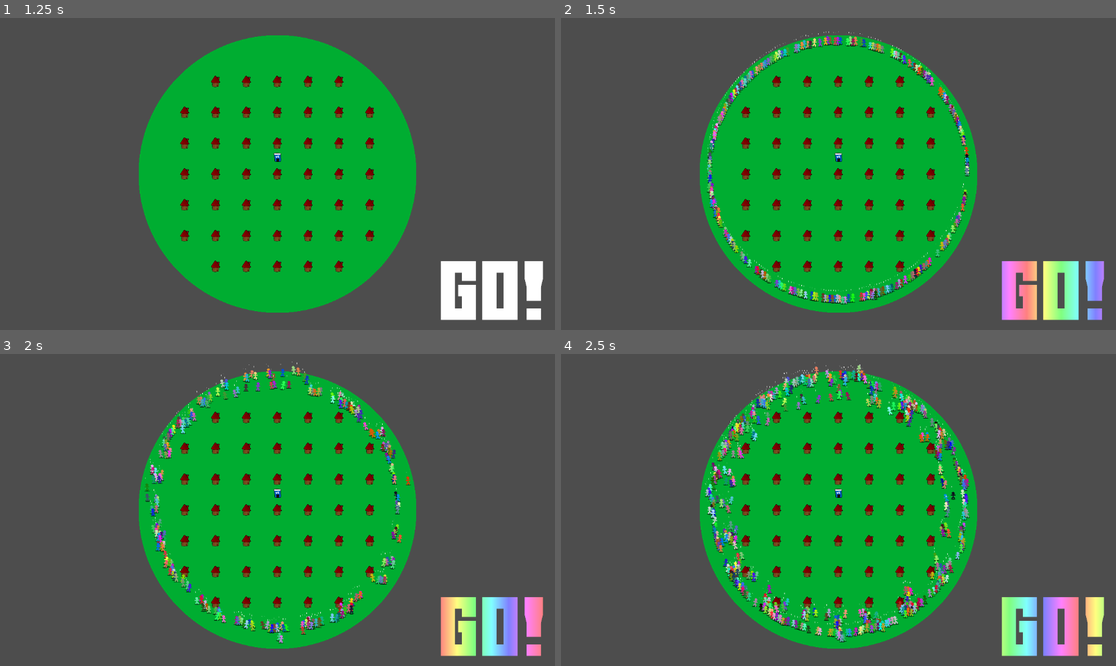
Above: before the commit, frames 1-4 (two rows, left to right).
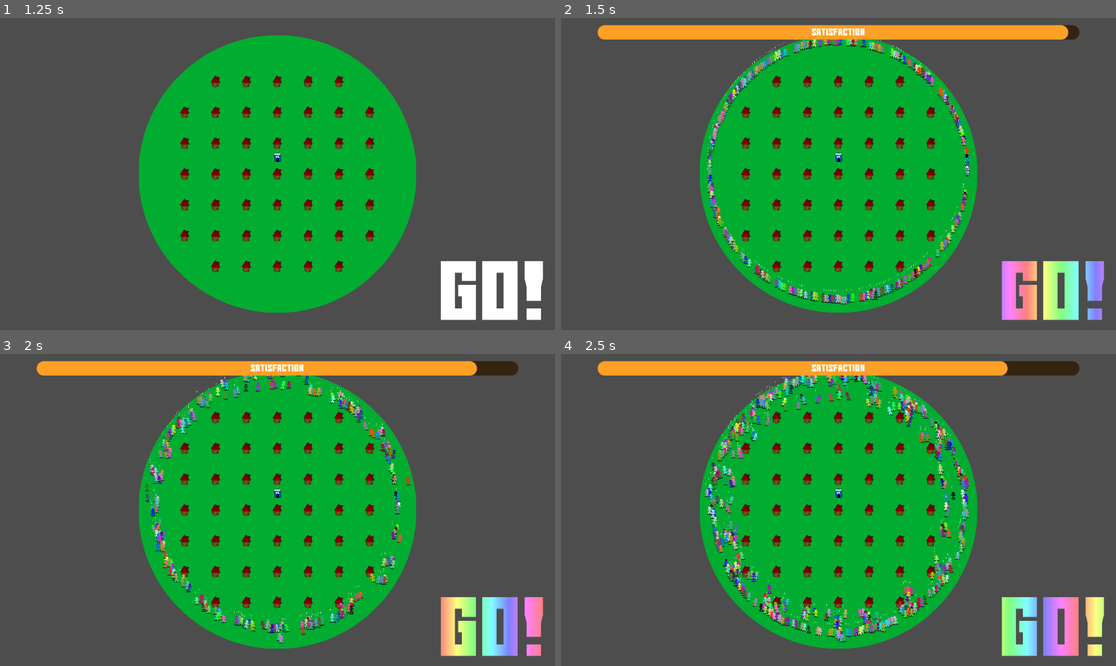
Above: after the commit, the same moments.

Repository: Viggzta/gmtk-jam-2024
Game: Godot game, scene res://main_menu.tscn
Same seed, same stepped clock (60 frames per second), same inputs: the game is played once before the commit and once after it. Sound files missing from this copy of the repository are replaced by a short silence.
Inputs (mouse positions are in pixels of both pictures, inside the frame that each line leads up to):
- Up to frame 1 (1.25 s): click (271, 130) at 0.5 s
- Up to frame 2 (1.5 s): click (1054, 289) at 1.25 s
- Up to frame 3 (2 s): no input
- Up to frame 4 (2.5 s): click (1054, 625) at 2 s

Frame 1 is identical in both runs. In frame 2, 4.0% of the frame differs, in the area x 6-94%, y 2-7%; in frame 3, 4.0%; in frame 4, 4.0%.

Commit message:
lose progress

Diff:
--- a/src/scenes/levels/the_level.gd
+++ b/src/scenes/levels/the_level.gd
@@ -1,7 +1,6 @@
 extends Node2D
 
-enum GameState { Setup, Rush }
-var _current_state: GameState = GameState.Setup
+const globals = preload("res://scripts/Globals.gd")
 
 const SHITHOUSE = preload("res://scenes/buildings/shithouse.tscn")
 const HOUSE = preload("res://scenes/buildings/house.tscn")
@@ -60,6 +59,7 @@
 			_spawn_wave(10)
 
 func _spawn_wave(amount: int) -> void:
+	$"/root/Globals".dude_count = amount
 	print(current_max_radius)
 	for i in range(0, amount):
 		var spawn_location_radians: float = randf() * TAU
@@ -72,9 +72,24 @@
 
 func _on_hud_pressed() -> void:
 	_spawn_wave(250)
+	_transition_game_state(globals.GameState.Rush)
 
-func _transition_game_state(state: GameState) -> void:
-	_current_state = state
+func _transition_game_state(state: globals.GameState) -> void:
+	$"/root/Globals".current_state = state
 
-	if state == GameState.Setup:
+	if state == globals.GameState.Setup:
 		$CanvasLayer/Control/Hud.set_interact(true)
+		$CanvasLayer/SatisfactionUi.visible = false
+		$"/root/Globals".dude_count = 0
+		$CanvasLayer/SatisfactionUi/ProgressBar.value = 100
+	elif state == globals.GameState.Rush:
+		$CanvasLayer/SatisfactionUi.visible = true
+	elif state== globals.GameState.Failure:
+		pass
+	elif state == globals.GameState.Success:
+		pass
+
+
+
+func _on_satisfaction_ui_lose() -> void:
+	_transition_game_state(globals.GameState.Failure)
--- a/src/scenes/levels/the_level.tscn
+++ b/src/scenes/levels/the_level.tscn
@@ -94,6 +94,7 @@
 bus = &"Music"
 script = ExtResource("7_ouja1")
 
+[connection signal="lose" from="CanvasLayer/SatisfactionUi" to="." method="_on_satisfaction_ui_lose"]
 [connection signal="pressed" from="CanvasLayer/Control/Hud" to="." method="_on_hud_pressed"]
 [connection signal="zoom_changed" from="Camera" to="BackgroundControl" method="_on_camera_zoom_changed"]
 [connection signal="finished" from="MusicPlayer" to="MusicPlayer" method="_on_finished"]
--- a/src/scripts/ui/satisfaction_ui.gd
+++ b/src/scripts/ui/satisfaction_ui.gd
@@ -1,6 +1,8 @@
 extends Control
 
 const modifier: float = 0.05
+
+signal lose
 
 # Called when the node enters the scene tree for the first time.
 func _ready() -> void:
@@ -13,4 +15,4 @@
 		var dudes : int = $"/root/Globals".dude_count
 		$ProgressBar.value -= dudes * modifier * delta
 		if($ProgressBar.value == 0):
-			$"/root/Globals".current_state = $"/root/Globals".GameState.Failure
+			lose.emit
